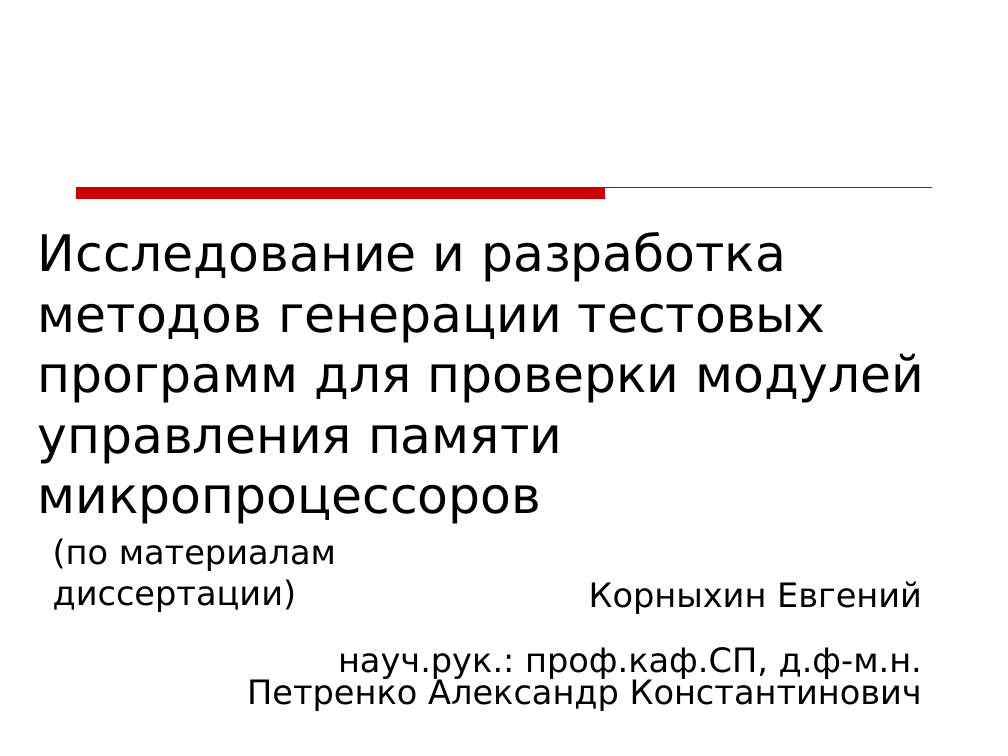
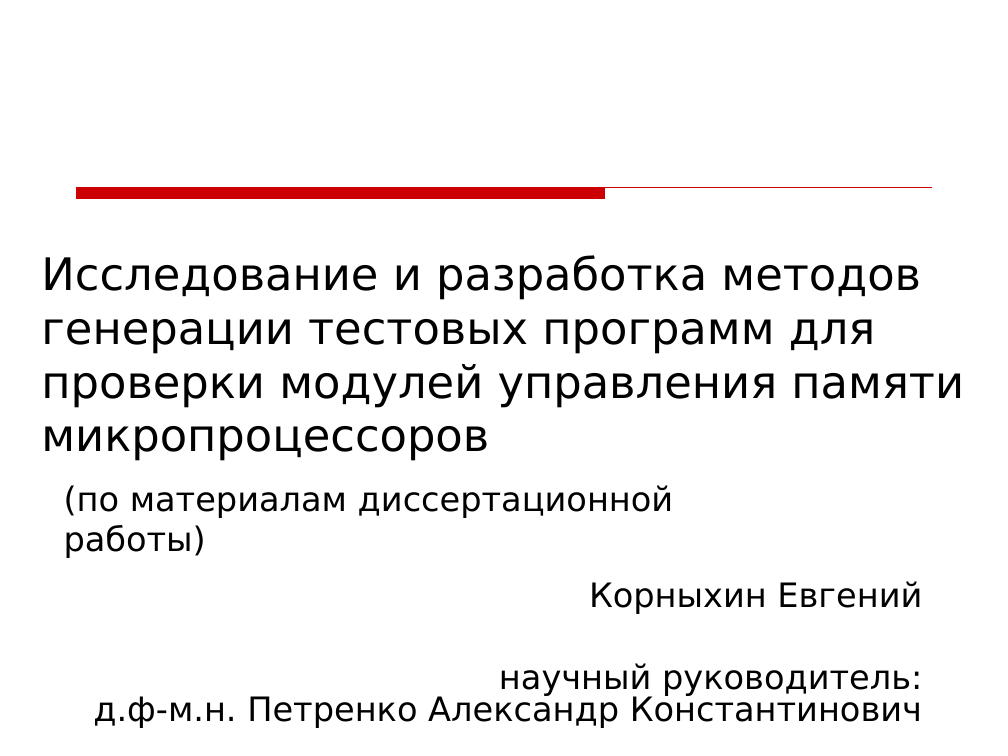
Before and after one commit to kornevgen/tesla-project, a slide deck: slide 1 of papers/THESIS/talks/Oct13 - ISP/isp-slides3.ppt. Drawn at 1008x756 pixels with LibreOffice and Linux fonts; fonts in the diff are those of the drawing; background and template pictures are left out. Boxes give left, top, right and bottom in pixels: in the first picture for what was removed or moved away, otherwise in the second. Text is boxed around its words. In the diff, an @@ line names an element or a change of style, - is before the commit and + after.

```diff
--- a/papers/THESIS/talks/Oct13 - ISP/isp-slides3.ppt
+++ b/papers/THESIS/talks/Oct13 - ISP/isp-slides3.ppt
@@ text "Исследование и разработка методов генерации ...": place and size @@
-text "Исследование и разработка методов генерации ..." at [38, 232, 924, 524]
+text "Исследование и разработка методов генерации ..." at [41, 255, 964, 461]
@@ text "Исследование и разработка методов генерации ..." at [41, 255, 964, 461]: size 36 to 32 pt @@
@@ text at [64, 485, 674, 558]: text changed @@
-(по материалам диссертации)
+(по материалам диссертационной работы)
@@ text at [93, 581, 922, 728]: text changed @@
-Корныхин Евгений
-науч.рук.: проф.каф.СП, д.ф-м.н.
-Петренко Александр Константинович
+Корныхин Евгений
+научный руководитель:
+д.ф-м.н. Петренко Александр Константинович
```
Also in this commit, not shown: 21 other slides changed, 8 slides added, 3 slides removed.
